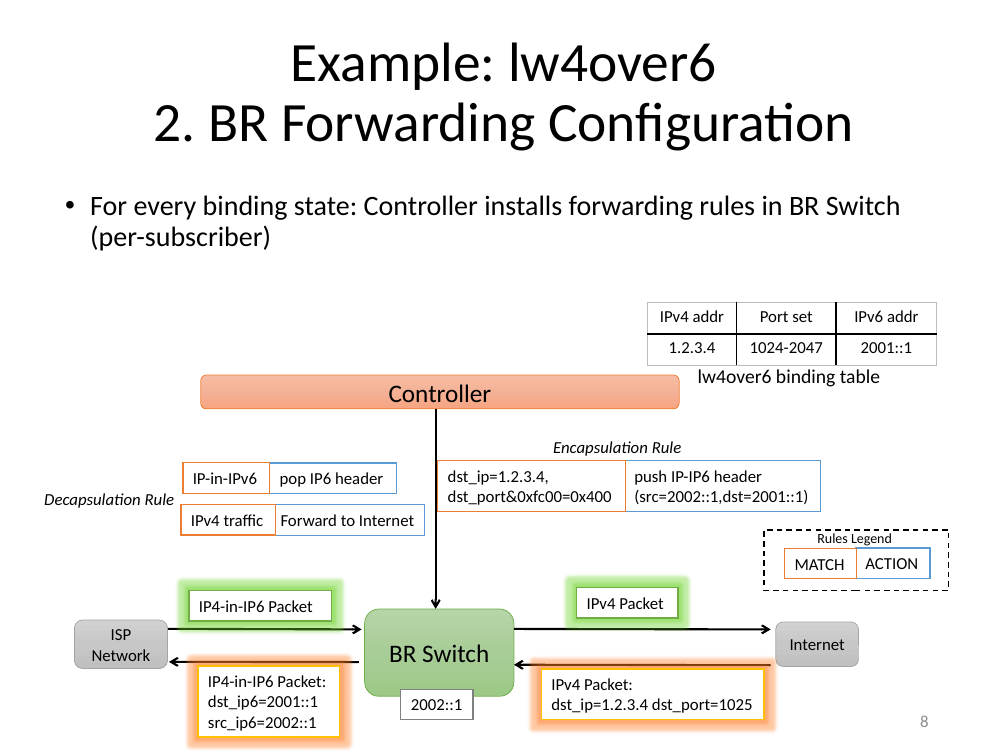
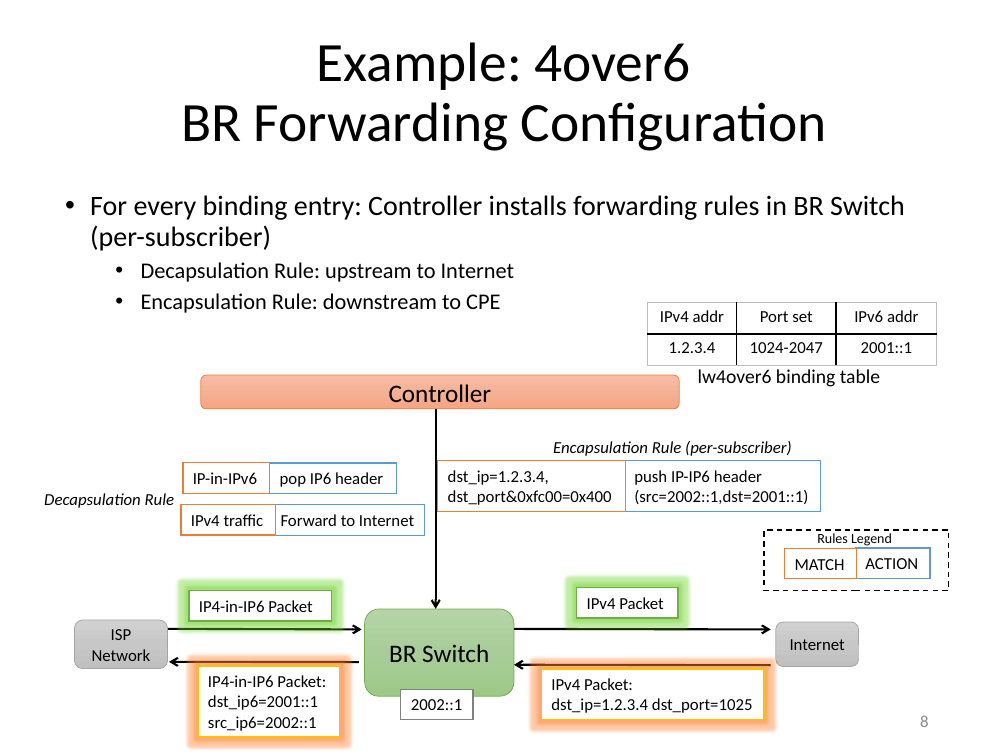
Before and after one commit to gnocuil/draft-sdn, a slide deck: slide 8 of Unified IPv6 Transition Framework With Flow-based Forwarding.pptx. Drawn at 1008x756 pixels with LibreOffice and Linux fonts; fonts in the diff are those of the drawing. Boxes give left, top, right and bottom in pixels: in the first picture for what was removed or moved away, otherwise in the second. Text is boxed around its words. In the diff, an @@ line names an element or a change of style, - is before the commit and + after.

```diff
--- a/Unified IPv6 Transition Framework With Flow-based Forwarding.pptx
+++ b/Unified IPv6 Transition Framework With Flow-based Forwarding.pptx
@@ title at bbox=[181, 42, 827, 151]: text changed @@
-Example: lw4over6
-2. BR Forwarding Configuration
+Example: 4over6
+BR Forwarding Configuration
@@ text at bbox=[90, 195, 905, 313]: text changed @@
-• For every binding state: Controller installs forwarding rules in BR Switch (per-subscriber)
+• For every binding entry: Controller installs forwarding rules in BR Switch (per-subscriber)
+  • Decapsulation Rule: upstream to Internet
+  • Encapsulation Rule: downstream to CPE
@@ text at bbox=[553, 441, 792, 456]: text changed @@
-Encapsulation Rule
+Encapsulation Rule (per-subscriber)
```
Also in this commit, not shown: 7 other slides changed, 1 slide added, 1 slide removed.
